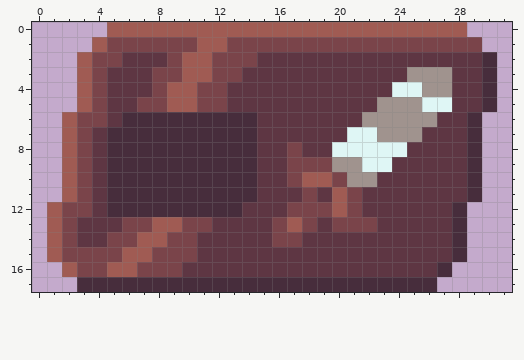
A pixel-art sprite gets an edit: textures/sw_kill_counter_hud.png. Above is the file before it was changed.
The file is 32x18 pixels.
After:
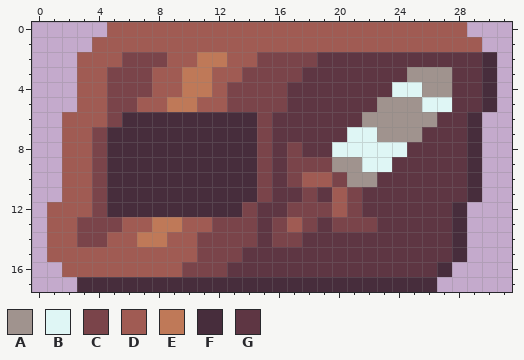
Palette (. is transparent): A #a0938e  B #dff6f5  C #7a444a  D #a05b53  E #bf7958  F #472d3c  G #5e3643
Difference:
y 1: x 5..10 CCCCCC -> DDDDDD; x 13..29 CCCCCCCCCCCCCCCCC -> DDDDDDDDDDDDDDDDD
y 2: x 4..9 CCGGGC -> DDCCCD; x 11..18 DCCCGGGG -> EEDDCCCC
y 3: x 4..17 CGGGCCDDCCGGGG -> DCCCDDEEDDCCCC
y 4: x 4..8 CGGGC -> DCCCD; x 10..16 DCCGGGG -> EEDCCCC
y 5: x 4..16 CGGCCDDCCGGGG -> DCCDDEEDDCCCC
y 6: x 3..5 CCG -> DDC; x 15 G -> C
y 7..11: x 3..4 CG -> DC; x 15 G -> C
y 12: x 2..4 CCG -> DDC; x 14 G -> C
y 13: x 2..14 CGGGCCDDCCGGG -> DCCCDDEEDDCCC
y 14: x 2..14 CGGCCDDCCGGGG -> DCCDDEEDDCCCC
y 15: x 2..5 CCCC -> DDDD; x 8..13 CCCGGG -> DDDCCC
y 16: x 3..4 CC -> DD; x 7..12 CCCGGG -> DDDCCC
